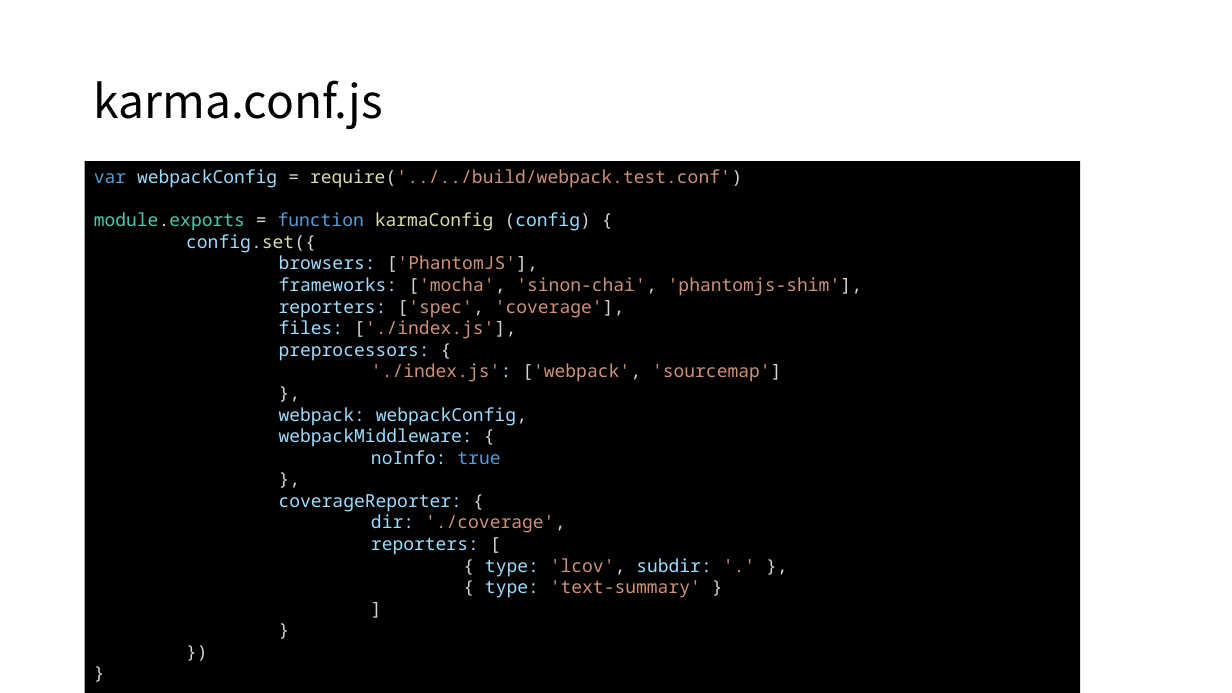
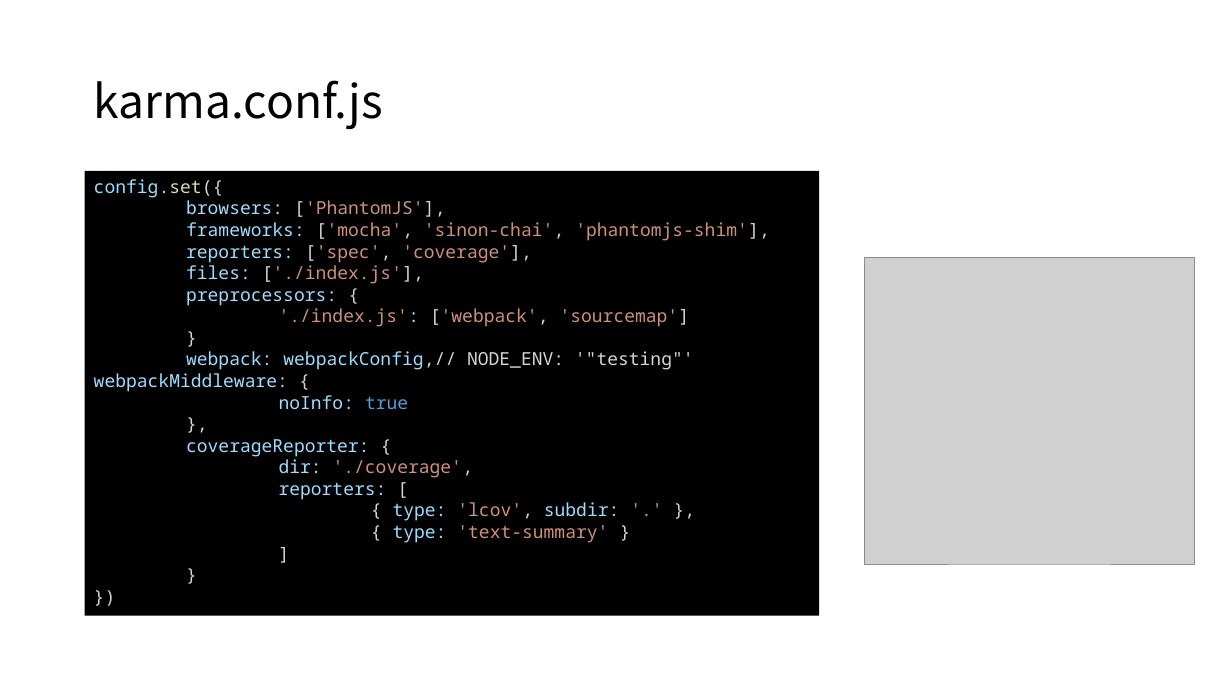
Before and after one commit to WANZARGEN/vue-study, a slide deck: slide 5 of Vue Unit Test.pptx (slide 6 before the commit). Drawn at 1232x693 pixels with LibreOffice and Linux fonts; fonts in the diff are those of the drawing; grey boxes stand for pictures. Boxes give left, top, right and bottom in pixels: in the first picture for what was removed or moved away, otherwise in the second. Text is boxed around its words. In the diff, an @@ line names an element or a change of style, - is before the commit and + after.

```diff
--- a/Vue Unit Test.pptx
+++ b/Vue Unit Test.pptx
@@ text in rectangle at (85,171,820,616): paragraph removed @@
-}
@@ rectangle "config.set({": place and size @@
-rectangle "config.set({" at (85,161,1080,693)
+rectangle "config.set({" at (85,171,820,616)
@@ text in rectangle at (94,169,742,231): paragraphs removed @@
-var webpackConfig = require('../../build/webpack.test.conf')
-module.exports = function karmaConfig (config) {
@@ picture added at (865,257,1195,564) @@
@@ text in rectangle at (94,351,694,392): text changed @@
-},
-webpack: webpackConfig,
-webpackMiddleware: {
+}
+webpack: webpackConfig,// NODE_ENV: '"testing"' webpackMiddleware: {
```
Also in this commit, not shown: 3 other slides changed.
